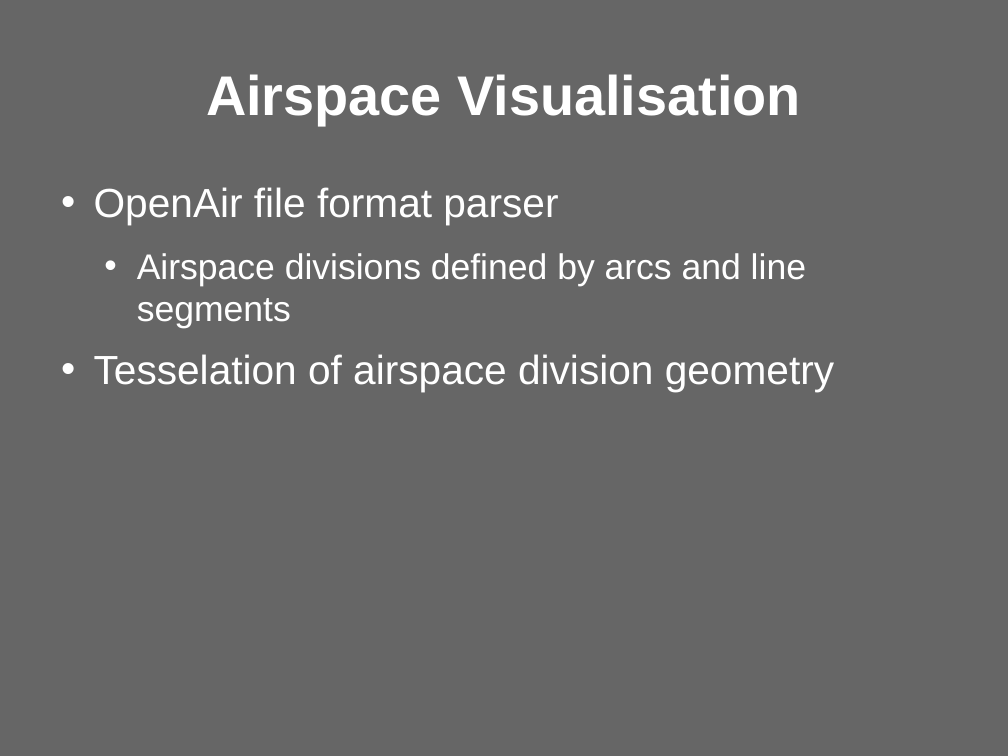
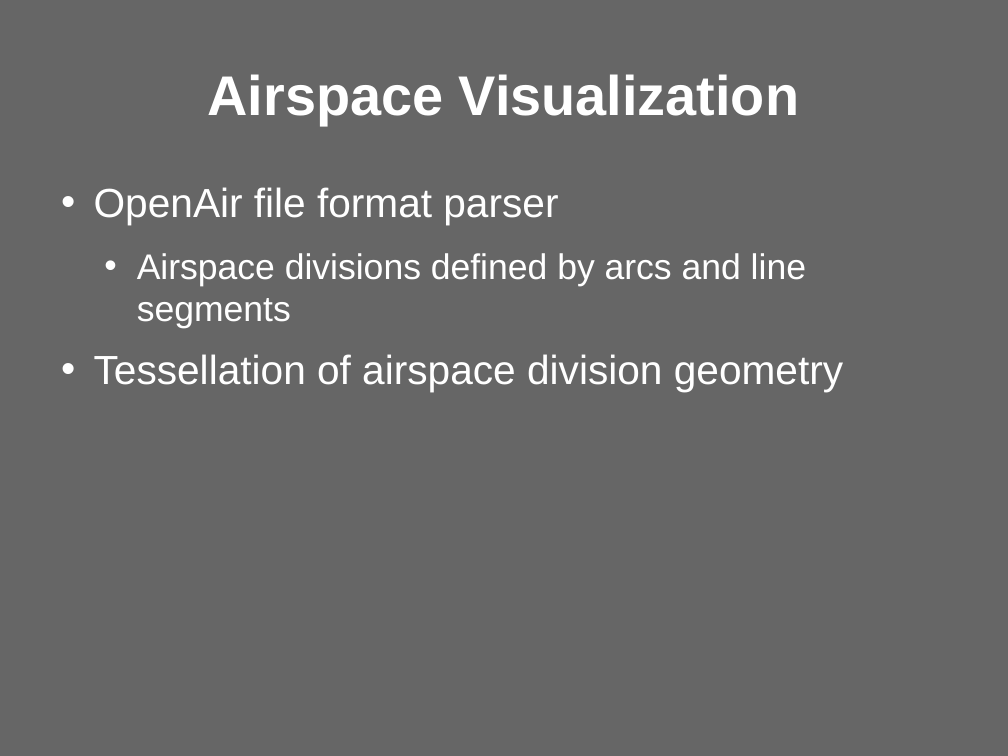
Before and after one commit to updraft/updraft, a slide deck: slide 13 of Docs/presentation.odp. Drawn at 1008x756 pixels with LibreOffice and Linux fonts; fonts in the diff are those of the drawing; background and template pictures are left out. Boxes give left, top, right and bottom in pixels: in the first picture for what was removed or moved away, otherwise in the second. Text is boxed around its words. In the diff, an @@ line names an element or a change of style, - is before the commit and + after.

```diff
--- a/Docs/presentation.odp
+++ b/Docs/presentation.odp
@@ title at (208, 74, 799, 125): text changed @@
-Airspace Visualisation
+Airspace Visualization
@@ text at (94, 354, 843, 391): text changed @@
-• Tesselation of airspace division geometry
+• Tessellation of airspace division geometry
```
Also in this commit, not shown: 7 other slides changed, 3 slides added, 2 slides removed.
